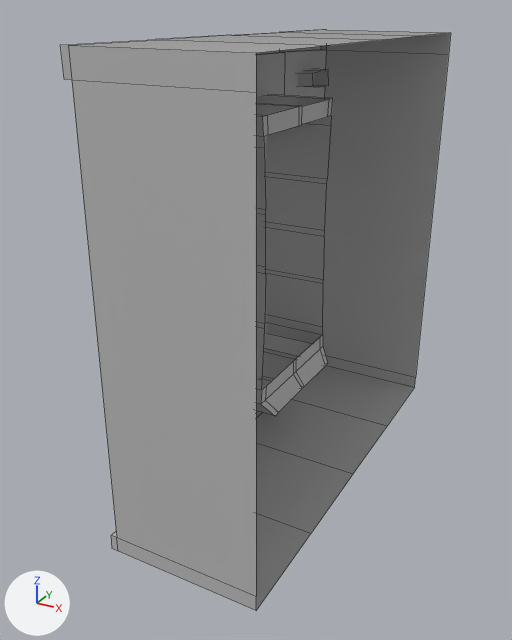
Renders of the FBX model PC_Client_&_Server_Makina/Assets/Prefabs/TestFaçadeIntegrer/Type 4/O_V_F_Type4_Window1/O_V_F_Type4_Window1.fbx from each side of a commit.
One viewpoint serves both versions: a 50 mm lens placed at (1.98, -4.19, 3.16), pointed at (-0.2, -0.22, 1.18). Every picture has the same lights, and +X, +Y and +Z are marked at lower left. Mesh edges are drawn as thin lines.

Objects in the first picture: 'O_V_F_Type4_Window1'.
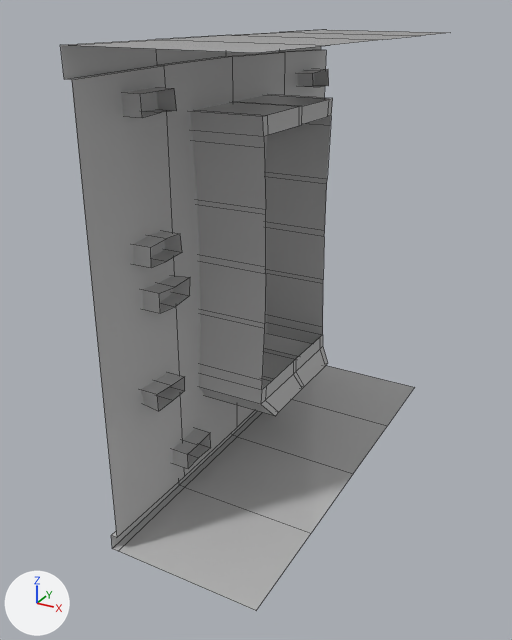
Boxes [x1, y1, x2, y2] around the edits, measured in the pictures (512 x 640 px):
'O_V_F_Type4_Window1', reshaped: before [61, 30, 451, 611]; after [61, 30, 445, 611]
part 1 of me_mesh, deleted: before [321, 33, 451, 387]
part 2 of me_mesh, deleted: before [61, 45, 256, 611]

Patch to the scene script:
```diff
--- a/PC_Client_&_Server_Makina/Assets/Prefabs/TestFaçadeIntegrer/Type 4/O_V_F_Type4_Window1/O_V_F_Type4_Window1.fbx.py
+++ b/PC_Client_&_Server_Makina/Assets/Prefabs/TestFaçadeIntegrer/Type 4/O_V_F_Type4_Window1/O_V_F_Type4_Window1.fbx.py
@@ me_mesh @@
 me_mesh.from_pydata(...)  # 509 vertices, 434 faces; spans x -0.69..0.5, y -1.5..1.5, z 0.0..3.01
 # used by ob_o_v_f_type4_window1; location = (0.0, 0.0, 0.0)
 # verts and faces of me_mesh; kept vertices keep their numbers, new ones are numbered from 509
 # before: 0 (-0.5, 1.5, 0.01), 1 (0.5, 1.5, 0.0) at pixel (414, 387), 2 (-0.5, 1.5, 3.01) at pixel (326, 29), 3 (0.5, 1.5, 3.0) at pixel (450, 32), 467 (0.5, 1.5, 2.85) at pixel (448, 54)
 # before: 468 (-0.5, 1.5, 2.85) at pixel (326, 50), 472 (-0.5, 1.5, 0.11), 474 (0.5, 1.5, 0.11) at pixel (415, 377), 477 (-0.55, 1.5, 0.11), 478 (-0.55, 1.5, 0.01)
 # before: 484 (-0.55, 1.5, 3.01) at pixel (321, 29), 485 (-0.55, 1.5, 2.85) at pixel (320, 49)
 # before: 6 (0.5, -1.5, 0.0) at pixel (256, 610), 7 (-0.5, -1.5, 0.01) at pixel (118, 551), 8 (-0.5, -1.5, 3.01) at pixel (68, 45), 9 (0.5, -1.5, 3.0) at pixel (256, 52), 469 (-0.5, -1.5, 2.85) at pixel (71, 79)
 # before: 470 (0.5, -1.5, 2.85) at pixel (256, 92), 473 (0.5, -1.5, 0.11) at pixel (256, 596), 475 (-0.5, -1.5, 0.11) at pixel (116, 537), 480 (-0.55, -1.5, 0.01) at pixel (112, 548), 481 (-0.55, -1.5, 0.11) at pixel (111, 535)
 # before: 487 (-0.55, -1.5, 2.85) at pixel (64, 79), 488 (-0.55, -1.5, 3.01) at pixel (60, 44)
+# me_mesh part 1
+delete_vertices([467, 474])  # with the faces that use them
+delete_faces([(0, 478, 477, 472), (2, 468, 485, 484)])
+# me_mesh part 2
+delete_vertices([470, 473])  # with the faces that use them
+delete_faces([(7, 475, 481, 480), (8, 488, 487, 469)])
 me_mesh.materials.append(mat_07___default)
```
